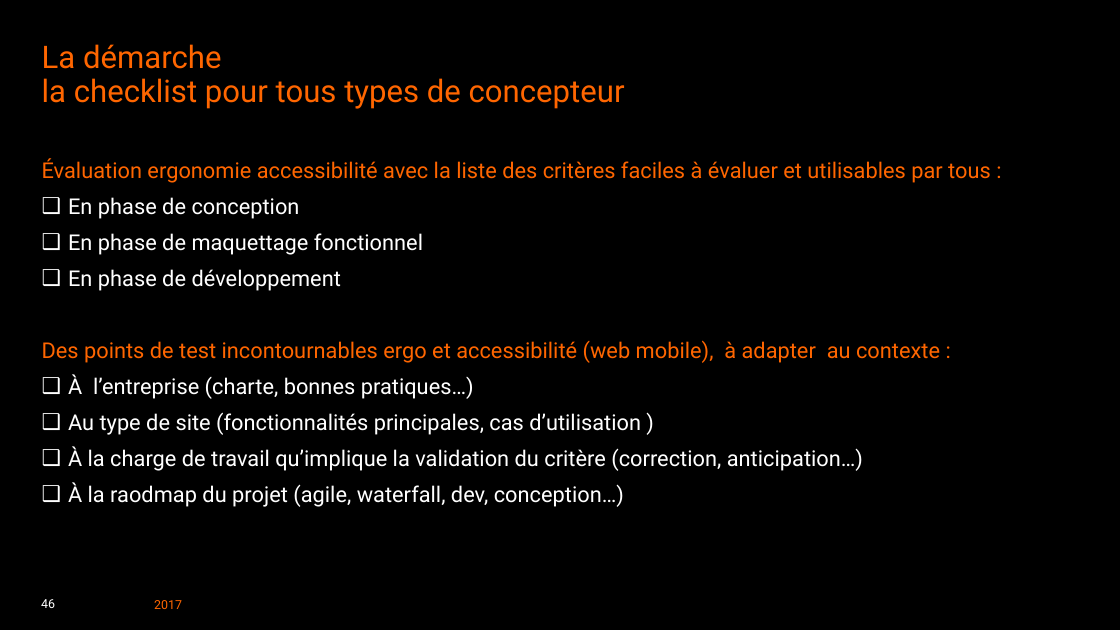
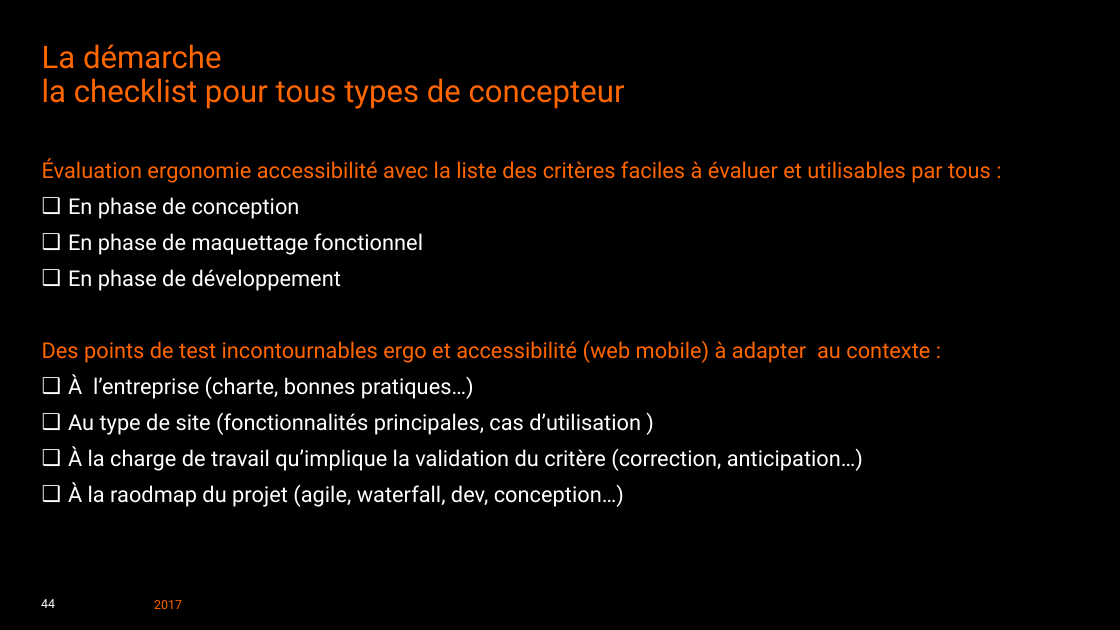
Before and after one commit to Aniort/PW2017, a slide deck: slide 44 of pw2017-Ergo a11y VT.ppt (slide 46 before the commit). Drawn at 1120x630 pixels with LibreOffice and Linux fonts; fonts in the diff are those of the drawing; background and template pictures are left out. Boxes give left, top, right and bottom in pixels: in the first picture for what was removed or moved away, otherwise in the second. Text is boxed around its words. In the diff, an @@ line names an element or a change of style, - is before the commit and + after.

```diff
--- a/pw2017-Ergo a11y VT.ppt
+++ b/pw2017-Ergo a11y VT.ppt
@@ text at [42,340,930,363]: text changed @@
-Des points de test incontournables ergo et accessibilité (web mobile), à adapter au contexte :
+Des points de test incontournables ergo et accessibilité (web mobile) à adapter au contexte :
@@ page number at [41,599,55,608]: text changed @@
-46
+44
```
Also in this commit, not shown: 22 other slides changed, 1 slide added, 3 slides removed, 7 other files.
